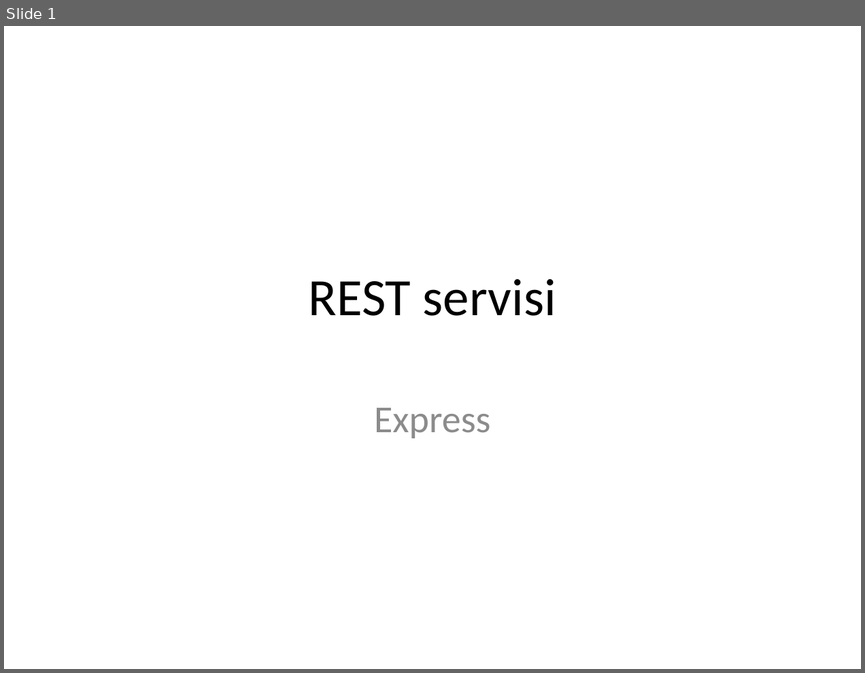
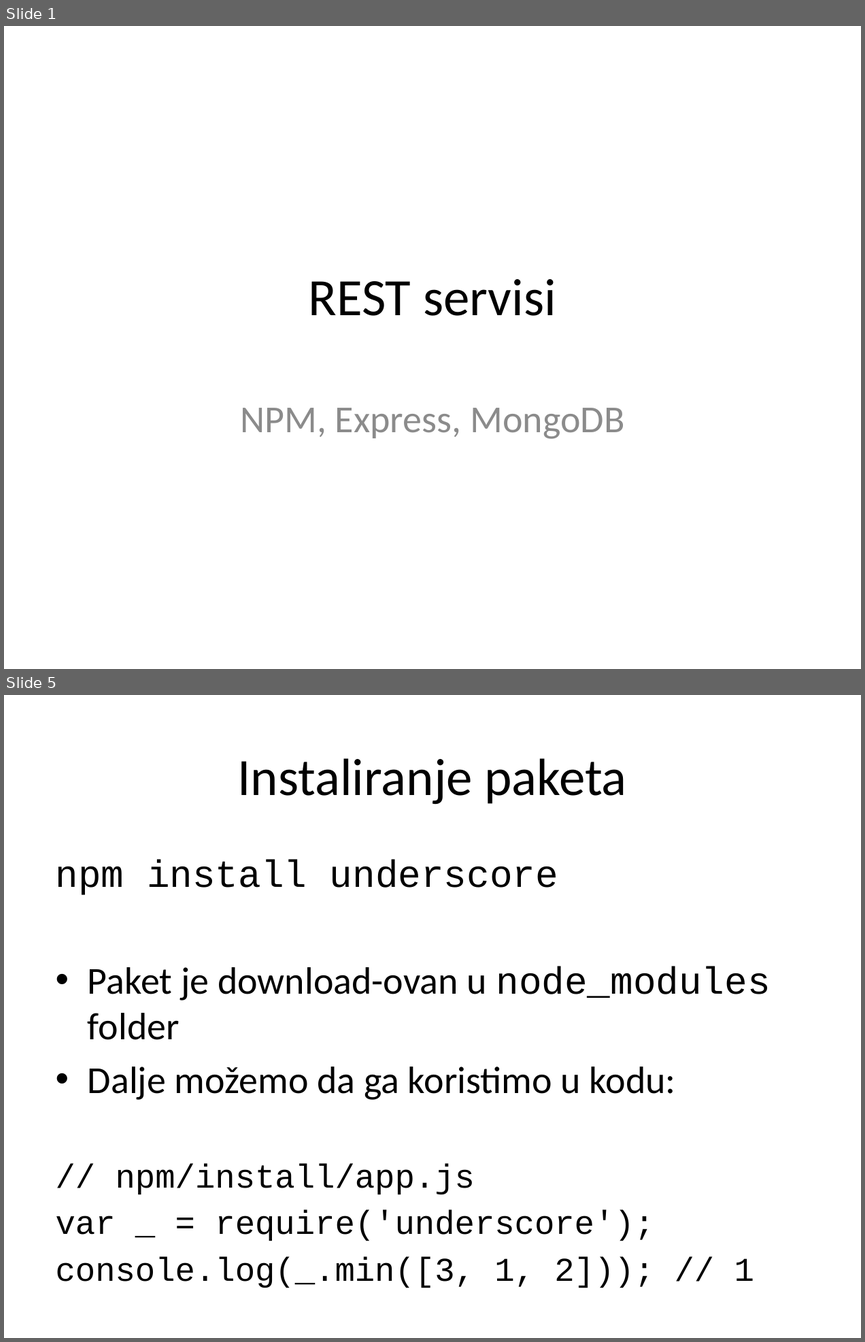
Before and after one commit to XWS2016/BackEnd, a slide deck: 02_REST_servisi/BackEnd_02_REST_servisi.pptx. Shown one above the other, each under a label of ours: slide 1 before the commit, slides 1 and 5 after it; the slides between them are not shown. The pictures are 865x673 and 865x1342 pixels, drawn with LibreOffice and Linux fonts; fonts in the diff are those of the drawing. Boxes give left, top, right and bottom in pixels: in the first picture for what was removed or moved away, otherwise in the second. Text is boxed around its words. In the diff, an @@ line names an element or a change of style, - is before the commit and + after.

```diff
--- a/02_REST_servisi/BackEnd_02_REST_servisi.pptx
+++ b/02_REST_servisi/BackEnd_02_REST_servisi.pptx
@@ slide 5 added at [4,695,861,1338], background #FFFFFF @@
@@ title added at [238,758,627,804], 44 pt, text #000000 @@
+Instaliranje paketa
@@ text added at [56,860,770,1288], 32 pt, text #000000 @@
+npm install underscore
+• Paket je download-ovan u node_modules folder
+• Dalje možemo da ga koristimo u kodu:
+// npm/install/app.js
+var _ = require('underscore');
+console.log(_.min([3, 1, 2])); // 1
@@ slide 1 changed as well @@
@@ subtitle at [240,407,624,439]: text changed @@
-Express
+NPM, Express, MongoDB
```
Also in this commit, not shown: 25 other slides added, 1 slide removed, 12 other files.
